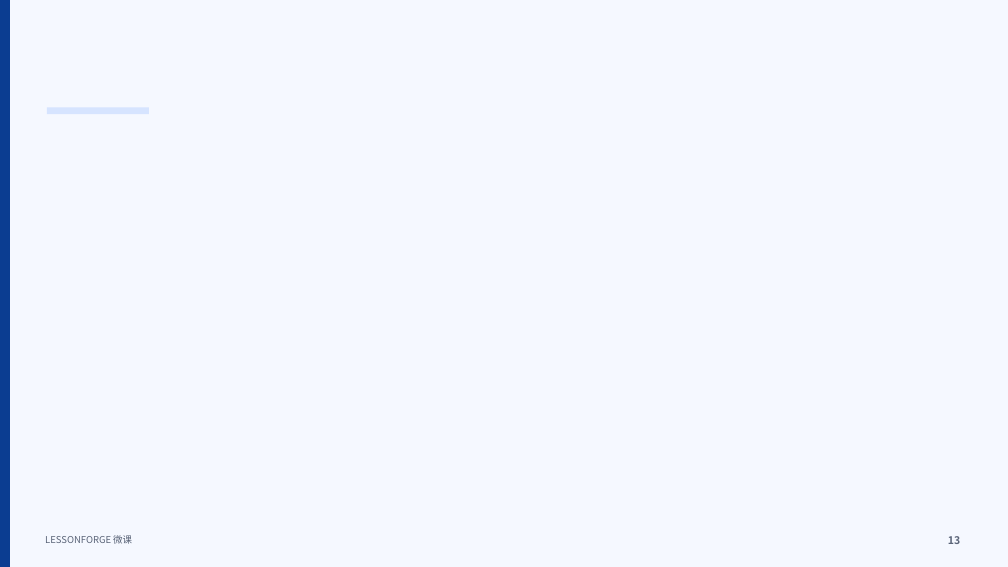
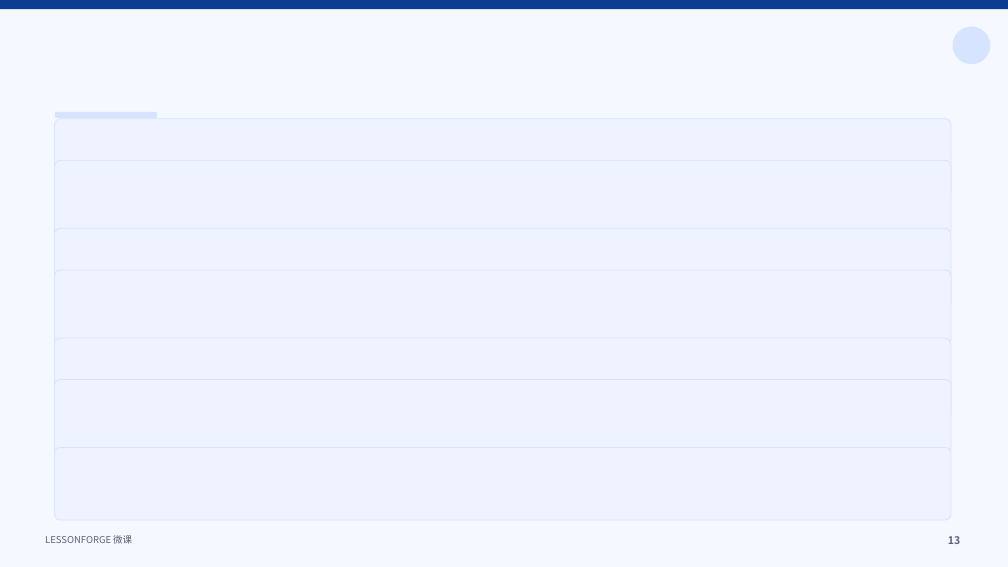
Before and after one commit to Mutant-z/Lessonforge-Ai, a slide deck: slide 13 of templates/PPT_template/AI_Future_Template.pptx. Drawn at 1008x567 pixels with LibreOffice and Linux fonts; fonts in the diff are those of the drawing. Boxes give left, top, right and bottom in pixels: in the first picture for what was removed or moved away, otherwise in the second. Text is boxed around its words. In the diff, an @@ line names an element or a change of style, - is before the commit and + after.

```diff
--- a/templates/PPT_template/AI_Future_Template.pptx
+++ b/templates/PPT_template/AI_Future_Template.pptx
@@ rectangle removed at [0, 0, 10, 567] @@
@@ rectangle added at [0, 0, 1008, 9], fill #0B3D91 @@
@@ ellipse added at [953, 26, 991, 64], fill #D6E4FF @@
@@ rounded rectangle added at [54, 119, 951, 199], fill #EEF3FF, outline #D6E4FF 0.75 pt @@
@@ rectangle: place and size @@
-rectangle at [47, 107, 149, 114]
+rectangle at [55, 112, 157, 118]
@@ rounded rectangle added at [54, 160, 951, 237], fill #EEF3FF, outline #D6E4FF 0.75 pt @@
@@ rounded rectangle added at [54, 228, 951, 309], fill #EEF3FF, outline #D6E4FF 0.75 pt @@
@@ rounded rectangle added at [54, 270, 951, 346], fill #EEF3FF, outline #D6E4FF 0.75 pt @@
@@ rounded rectangle added at [54, 338, 951, 418], fill #EEF3FF, outline #D6E4FF 0.75 pt @@
@@ rounded rectangle added at [54, 380, 951, 456], fill #EEF3FF, outline #D6E4FF 0.75 pt @@
@@ rounded rectangle added at [54, 448, 951, 520], fill #EEF3FF, outline #D6E4FF 0.75 pt @@
```
Also in this commit, not shown: 14 other slides changed, 17 other files.
